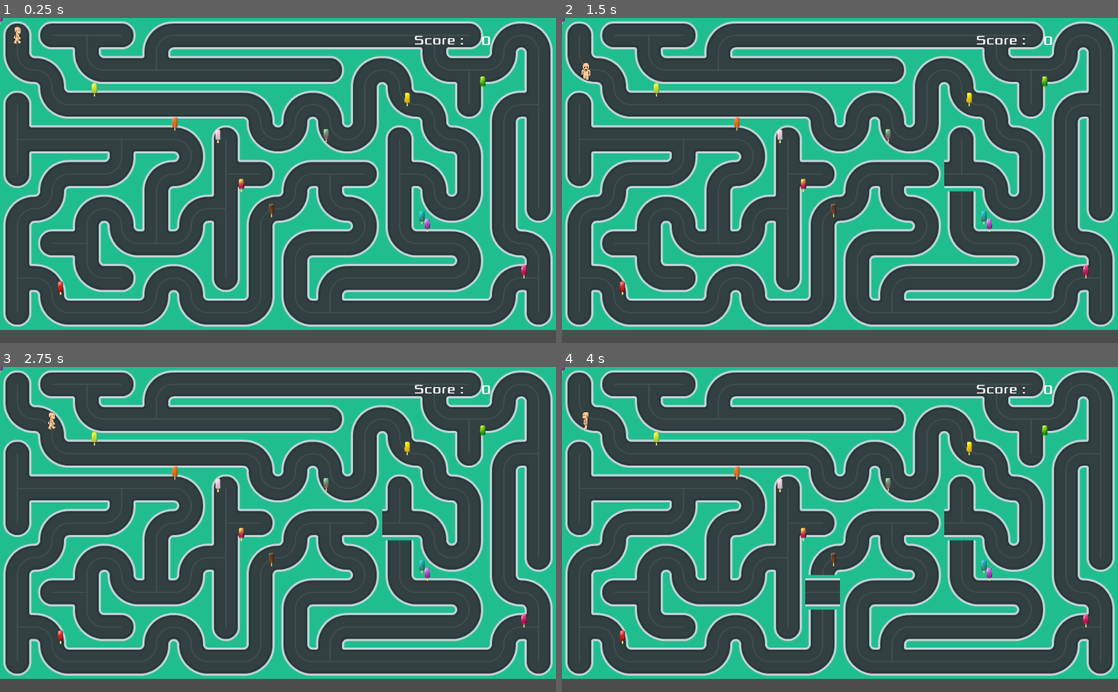
Above: before the commit, frames 1-4 (two rows, left to right).
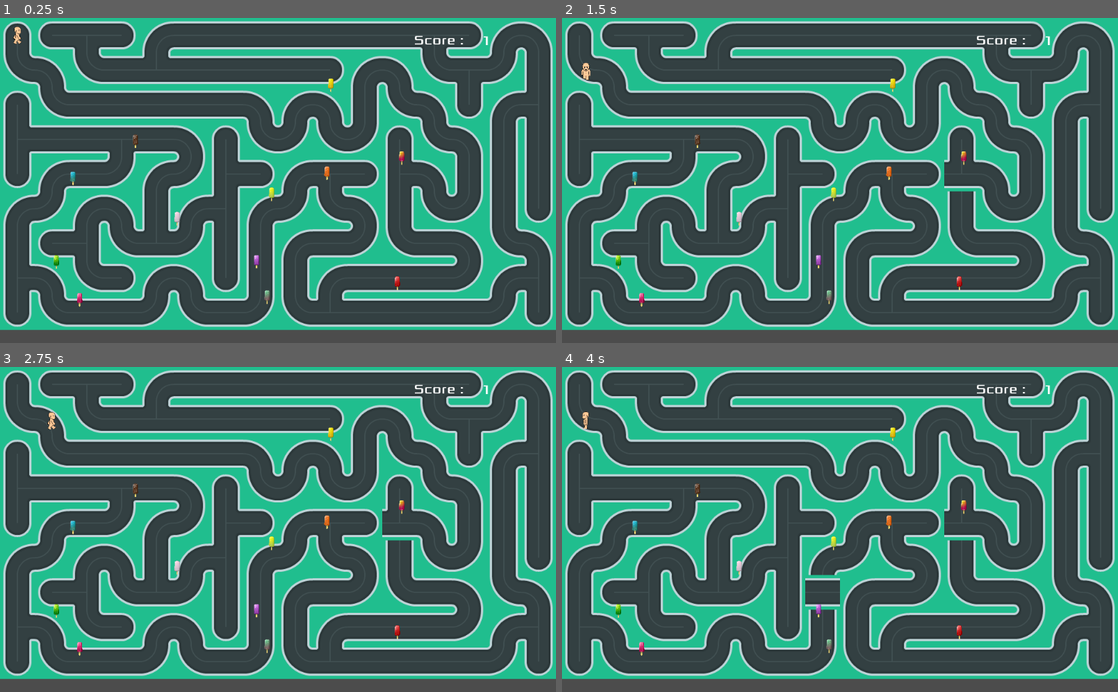
Above: after the commit, the same moments.

Repository: arsany007/BollyTheMalt
Game: Godot game, scene res://Maze.tscn
The game is run twice, just before and just after one commit, with the same random seed, the same clock (stepped at 60 frames per second) and the same inputs.
Inputs (mouse positions are in pixels of both pictures, inside the frame that each line leads up to):
- Up to frame 1 (0.25 s): no input
- Up to frame 2 (1.5 s): tap Enter at 0.5 s; move the mouse to (962, 164) at 0.52 s; hold Right (ui_right) 0.53-1.28 s; click (962, 164) at 0.67 s; tap Space at 1.25 s; move the mouse to (728, 196) at 1.27 s; hold Down (ui_down) from 1.28 s (still down)
- Up to frame 3 (2.75 s): tap Enter at 2 s; move the mouse to (333, 458) at 2.02 s; release Down (ui_down) at 2.03 s; hold Right (ui_right) from 2.03 s (still down)
- Up to frame 4 (4 s): tap Space at 2.75 s; move the mouse to (812, 594) at 2.77 s; release Right (ui_right) at 2.78 s; hold Up (ui_up) 2.78-3.53 s; click (812, 594) at 2.92 s; tap Enter at 3.5 s; move the mouse to (1006, 578) at 3.52 s; hold Left (ui_left) from 3.53 s (still down)

The runs differ from the first frame. In frame 1, 0.8% of the frame differs, in the area x 0-95%, y 0-89%; in frame 2, 0.8%; in frame 3, 0.8%; in frame 4, 0.8%.

Commit message:
change icecream to icepoop

Diff:
--- a/Globals.gd
+++ b/Globals.gd
@@ -14,10 +14,14 @@
 const maze_height = 9  # height of map (in tiles)
 const center_cell_init = tile_size/2
 
-var init_pos_val = Vector2(0,0)
-var icecreams = {"blackberry.png":init_pos_val, "bubblegum.png":init_pos_val ,"cherry.png":init_pos_val ,
-				"cola.png":init_pos_val ,"creamsoda.png":init_pos_val ,"lemon.png":init_pos_val
-				,"lime.png":init_pos_val ,"melon.png":init_pos_val ,"mojito.png":init_pos_val
-				,"orange.png":init_pos_val ,"passionfruit.png":init_pos_val ,"strawberry.png":init_pos_val}
+enum ice_poop_state_E{
+	NOT_DETECTED_E = 0,
+	IN_DETECTION_E  = 1,
+	DETECTED_E  = 2}
+
+var Icepoops = {"blackberry.png":ice_poop_state_E.NOT_DETECTED_E, "bubblegum.png":ice_poop_state_E.NOT_DETECTED_E ,"cherry.png":ice_poop_state_E.NOT_DETECTED_E ,
+				"cola.png":ice_poop_state_E.NOT_DETECTED_E ,"creamsoda.png":ice_poop_state_E.NOT_DETECTED_E ,"lemon.png":ice_poop_state_E.NOT_DETECTED_E
+				,"lime.png":ice_poop_state_E.NOT_DETECTED_E ,"melon.png":ice_poop_state_E.NOT_DETECTED_E ,"mojito.png":ice_poop_state_E.NOT_DETECTED_E
+				,"orange.png":ice_poop_state_E.NOT_DETECTED_E ,"passionfruit.png":ice_poop_state_E.NOT_DETECTED_E ,"strawberry.png":ice_poop_state_E.NOT_DETECTED_E}
 
 var player1_score = 0
--- a/IceCream.gd
+++ /dev/null
@@ -1,15 +0,0 @@
-extends Node2D
-
-onready var globals = get_node("../Globals")
-
-signal ice_cream_hit
-
-func _on_Area2D_body_entered(body):
-	if body.is_class("KinematicBody2D"): #bolly hit the treasure
-		var kinematic_body = body as KinematicBody2D
-
-		#var icecream_hit_path = $Sprite.texture.resource_path
-		globals.player1_score += 1
-
-		emit_signal("ice_cream_hit")
-		queue_free()
--- /dev/null
+++ b/IcePoop.gd
@@ -0,0 +1,9 @@
+extends Node2D
+
+signal poop_hit
+
+onready var globals = get_node("../Globals")
+
+func _on_Area2D_body_entered(body):
+	globals.player1_score += 1
+	emit_signal("poop_hit")
--- a/IceCream.tscn
+++ b/IcePoop.tscn
@@ -1,22 +1,18 @@
-[gd_scene load_steps=4 format=2]
+[gd_scene load_steps=3 format=2]
 
-[ext_resource path="res://art/blackberry.png" type="Texture" id=1]
-[ext_resource path="res://IceCream.gd" type="Script" id=2]
+[ext_resource path="res://IcePoop.gd" type="Script" id=1]
 
 [sub_resource type="RectangleShape2D" id=1]
-extents = Vector2( 5.81551, 12.8486 )
 
-[node name="IceCream" type="Node2D"]
-script = ExtResource( 2 )
+[node name="IcePoop" type="Node2D"]
+script = ExtResource( 1 )
 
 [node name="Sprite" type="Sprite" parent="."]
 scale = Vector2( 0.05, 0.05 )
-texture = ExtResource( 1 )
 
 [node name="Area2D" type="Area2D" parent="."]
 
 [node name="CollisionShape2D" type="CollisionShape2D" parent="Area2D"]
-position = Vector2( -0.219622, -0.101988 )
 shape = SubResource( 1 )
 
 [connection signal="body_entered" from="Area2D" to="." method="_on_Area2D_body_entered"]
--- a/Maze.gd
+++ b/Maze.gd
@@ -55,23 +55,23 @@
 			current = stack.pop_back()
 		#yield(get_tree(), 'idle_frame')
 	#RandomRotate()
-	AddIcecreams()
+	AddIcePoops()
 
-func AddIcecreams():
-	var icecream_node = null
-	var icecream_instance = null
+func AddIcePoops():
 
-	for icecream_key in globals.icecreams.keys():
-		icecream_node = load("res://IceCream.tscn")
-		icecream_instance = icecream_node.instance()
-		icecream_instance.get_node("Sprite").texture = load("res://art/" + icecream_key)
+	for Icepoop_key in globals.Icepoops.keys():
+		var Icepoop_node = preload("res://IcePoop.tscn")
+		var Icepoop_instance = Icepoop_node.instance()
+		Icepoop_instance.get_node("Sprite").texture = load("res://art/" + Icepoop_key)
 
 		var rand_x = globals.tile_size* rand_range(1,globals.maze_width-1)
 		var rand_y = globals.tile_size* rand_range(1,globals.maze_height-1)
-		icecream_instance.position = Vector2(globals.center_cell_init+ rand_x, globals.center_cell_init+ rand_y )
-		add_child(icecream_instance)
+		Icepoop_instance.position = Vector2(globals.center_cell_init+ rand_x, globals.center_cell_init+ rand_y )
 
-		globals.icecreams[icecream_key] = icecream_instance.position
+		add_child(Icepoop_instance)
+
+
+		#globals.Icepoops[Icepoop_key] = Icepoop_instance.position
 
 
 func RandomRotate():
@@ -106,5 +106,5 @@
 	Rotate(cell, 1)
 
 
-func _on_IceCream_ice_cream_hit():
+func _on_IcePoop_poop_hit():
 	HUD.update_score(globals.player1_score)
--- a/Maze.tscn
+++ b/Maze.tscn
@@ -2,10 +2,10 @@
 
 [ext_resource path="res://Maze.gd" type="Script" id=1]
 [ext_resource path="res://TileMap.gd" type="Script" id=2]
-[ext_resource path="res://IceCream.tscn" type="PackedScene" id=3]
 [ext_resource path="res://Globals.gd" type="Script" id=4]
 [ext_resource path="res://HUD.tscn" type="PackedScene" id=5]
 [ext_resource path="res://PlayerKini.tscn" type="PackedScene" id=6]
+[ext_resource path="res://IcePoop.tscn" type="PackedScene" id=7]
 [ext_resource path="res://Maze.tres" type="TileSet" id=18]
 
 [node name="Maze" type="Node2D"]
@@ -23,9 +23,9 @@
 
 [node name="PlayerKini" parent="." instance=ExtResource( 6 )]
 
-[node name="IceCream" parent="." instance=ExtResource( 3 )]
-
 [node name="HUD" parent="." instance=ExtResource( 5 )]
 
+[node name="IcePoop" parent="." instance=ExtResource( 7 )]
+
 [connection signal="signal_rotate_cell" from="TileMap" to="." method="_on_TileMap_signal_rotate_cell"]
-[connection signal="ice_cream_hit" from="IceCream" to="." method="_on_IceCream_ice_cream_hit"]
+[connection signal="poop_hit" from="IcePoop" to="." method="_on_IcePoop_poop_hit"]
--- a/PlayerKini.gd
+++ b/PlayerKini.gd
@@ -33,7 +33,7 @@
 
 	if collision_detected != null:
 		velocity = velocity.bounce(collision_detected.normal)
-		emit_signal("hit",collision_detected)
+		emit_signal("hit",collision_detected) #KinematicBody2D cant detect collision with Node2D
 
 	position.x = clamp(position.x, 0, screen_size.x)
 	position.y = clamp(position.y, 0, screen_size.y)
--- a/PlayerKini.tscn
+++ b/PlayerKini.tscn
@@ -16,14 +16,14 @@
 
 [sub_resource type="SpriteFrames" id=1]
 animations = [ {
+"frames": [ ExtResource( 4 ), ExtResource( 10 ), ExtResource( 2 ) ],
+"loop": true,
+"name": "right",
+"speed": 3.0
+}, {
 "frames": [ ExtResource( 6 ), ExtResource( 7 ), ExtResource( 3 ) ],
 "loop": true,
 "name": "left",
-"speed": 3.0
-}, {
-"frames": [ ExtResource( 4 ), ExtResource( 10 ), ExtResource( 2 ) ],
-"loop": true,
-"name": "right",
 "speed": 3.0
 }, {
 "frames": [ ExtResource( 8 ), ExtResource( 9 ), ExtResource( 5 ) ],
